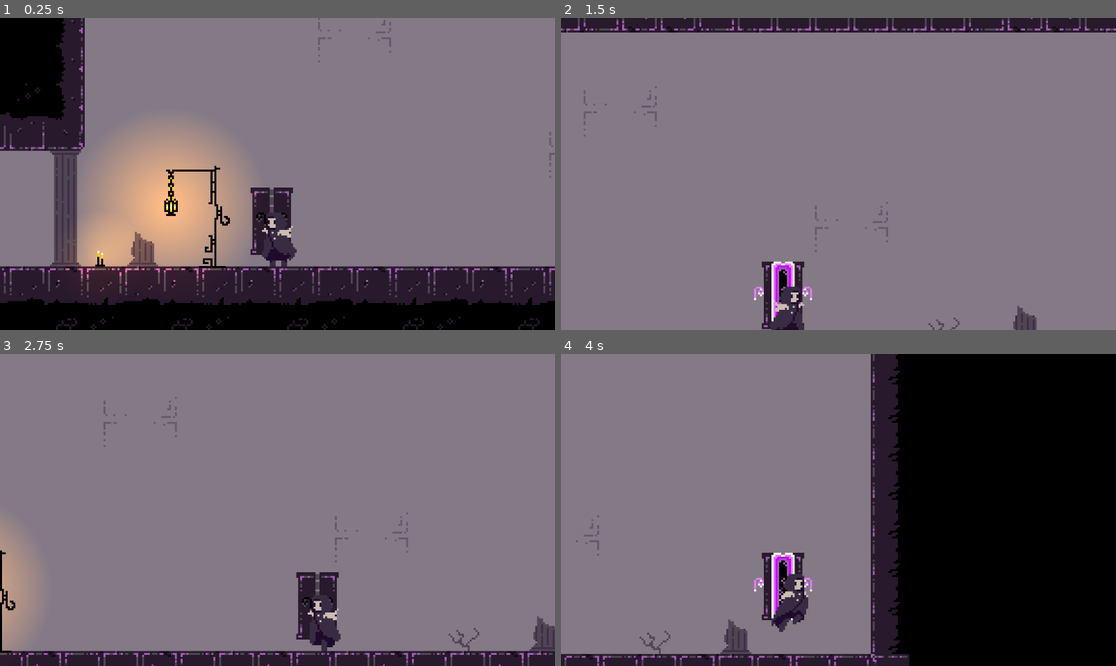
Above: before the commit, frames 1-4 (two rows, left to right).
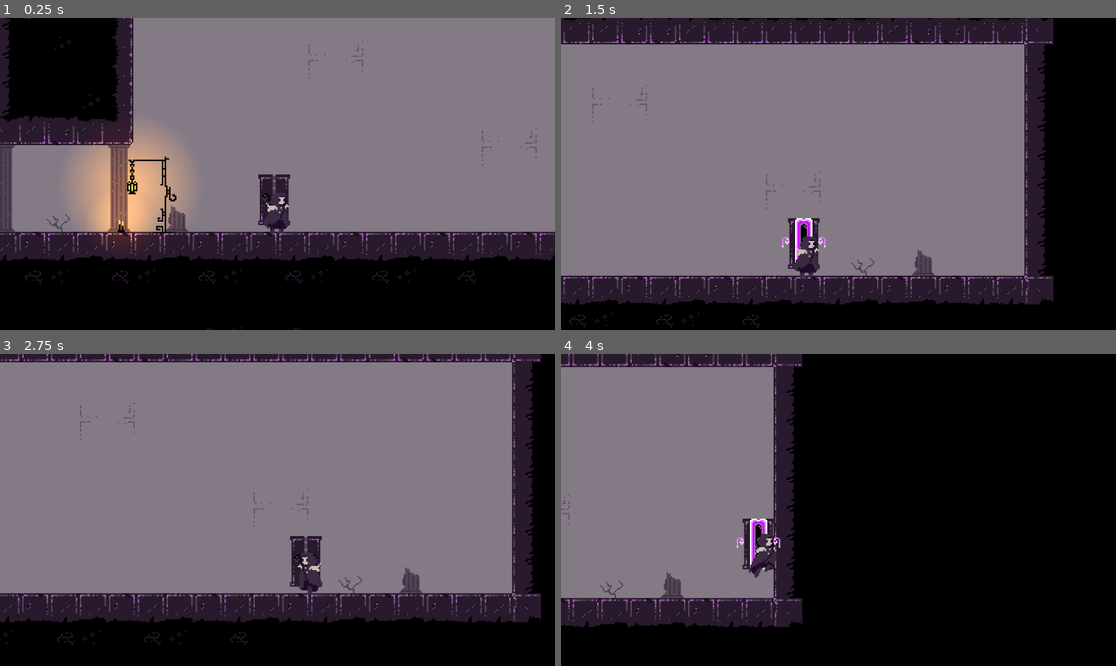
Above: after the commit, the same moments.

Repository: tewly27/Doorgeon
Game: Godot game, scene res://main.tscn
The game is run twice, just before and just after one commit, with the same random seed, the same clock (stepped at 60 frames per second) and the same inputs.
Inputs:
- Up to frame 1 (0.25 s): no input
- Up to frame 2 (1.5 s): hold D (move_right) from 0.53 s (still down); tap S (look_down) at 0.6 s; tap Space (jump) at 0.77 s; tap W (look_up) at 1.35 s
- Up to frame 3 (2.75 s): tap Space (jump) at 1.52 s; release D (move_right) at 2.03 s; hold A (move_left) from 2.03 s (still down); tap S (look_down) at 2.1 s
- Up to frame 4 (4 s): release A (move_left) at 2.78 s; hold D (move_right) from 2.78 s (still down); tap W (look_up) at 2.85 s; tap Space (jump) at 3.02, 3.77 s; tap S (look_down) at 3.6 s

The runs differ from the first frame. In frame 1, 38% of the frame differs, in the area x 0-100%, y 0-100%; in frame 2, 36%; in frame 3, 34%; in frame 4, 33%.

Commit message:
changed scale of everything from 4 to 3

Diff:
--- a/main.tscn
+++ b/main.tscn
@@ -229,7 +229,7 @@
 texture = ExtResource("1_51ka1")
 
 [node name="TileMap" type="TileMap" parent="."]
-scale = Vector2(4, 4)
+scale = Vector2(3, 3)
 tile_set = SubResource("TileSet_7yue2")
 format = 2
 layer_0/tile_data = PackedInt32Array(131070, 262145, 6, 131071, 196609, 6, 65536, 262145, 6, 65537, 131073, 6, 65538, 1 …(8617 unchanged characters)…
@@ -247,14 +247,14 @@
 shape = SubResource("RectangleShape2D_xg1kk")
 
 [node name="player" parent="." instance=ExtResource("2_x27av")]
-position = Vector2(0, 70)
+position = Vector2(-1, 78)
 acceleration_time = 0.15
 speed = 600.0
 jump_velocity = -100.0
 gravity = 2400.0
 
 [node name="candles" parent="." instance=ExtResource("4_w7o8n")]
-position = Vector2(-370, 64)
-
-[node name="Sprite2D" parent="." instance=ExtResource("5_xc1ul")]
-position = Vector2(-171, -25)
+position = Vector2(-327, 48)
+
+[node name="street_lamp" parent="." instance=ExtResource("5_xc1ul")]
+position = Vector2(-265, -18)
--- a/scenes/lights/candles.tscn
+++ b/scenes/lights/candles.tscn
@@ -6,7 +6,7 @@
 [node name="candles" type="Sprite2D"]
 texture_filter = 1
 position = Vector2(0, -16)
-scale = Vector2(4, 4)
+scale = Vector2(3, 3)
 texture = ExtResource("1_kue32")
 
 [node name="PointLight2D" type="PointLight2D" parent="."]
--- a/scenes/lights/street_lamp.tscn
+++ b/scenes/lights/street_lamp.tscn
@@ -3,9 +3,9 @@
 [ext_resource type="Texture2D" uid="uid://dbi7p8mp7qloa" path="res://graphics/lightSources/streetLamp.png" id="1_jtjxi"]
 [ext_resource type="Texture2D" uid="uid://drpcv6dcbdjxd" path="res://graphics/2d_lights_and_shadows_neutral_point_light.webp" id="2_ymt3d"]
 
-[node name="Sprite2D" type="Sprite2D"]
+[node name="street_lamp" type="Sprite2D"]
 position = Vector2(0, -103)
-scale = Vector2(4, 4)
+scale = Vector2(3, 3)
 texture = ExtResource("1_jtjxi")
 
 [node name="PointLight2D" type="PointLight2D" parent="."]
--- a/scenes/player/camera.tscn
+++ b/scenes/player/camera.tscn
@@ -5,9 +5,10 @@
 [node name="camera" type="Node2D"]
 top_level = true
 script = ExtResource("1_2k0sa")
-moveTime = 0.7
+moveTime = 0.5
+aheadDistance = 200.0
 verticalMoveTime = 0.7
 verticalMoveSpeed = 10.0
-vertical_offset = -300.0
+vertical_offset = -200.0
 
 [node name="Camera2D" type="Camera2D" parent="."]
--- a/scenes/player/player.tscn
+++ b/scenes/player/player.tscn
@@ -7,7 +7,7 @@
 [ext_resource type="Texture2D" uid="uid://bl0pssxxbc6a8" path="res://graphics/door2.png" id="4_ylbgg"]
 
 [sub_resource type="RectangleShape2D" id="RectangleShape2D_j6t3t"]
-size = Vector2(70, 112)
+size = Vector2(44, 83)
 
 [sub_resource type="Animation" id="Animation_vr4m0"]
 resource_name = "idle"
@@ -109,13 +109,14 @@
 
 [sub_resource type="OccluderPolygon2D" id="OccluderPolygon2D_uuac3"]
 cull_mode = 1
-polygon = PackedVector2Array(34, 7, 41, 110, -18, 109, -2, 7)
+polygon = PackedVector2Array(31, -6, 36, 71, -4, 71, 10, -6)
 
 [node name="player" type="CharacterBody2D"]
+position = Vector2(0, 47)
 script = ExtResource("1_v56ng")
 
 [node name="collision" type="CollisionShape2D" parent="."]
-position = Vector2(-3, -56)
+position = Vector2(2, -64.5)
 shape = SubResource("RectangleShape2D_j6t3t")
 
 [node name="CoyoteTimer" type="Timer" parent="."]
@@ -135,14 +136,14 @@
 script = ExtResource("3_72x1j")
 
 [node name="Door2" type="Sprite2D" parent="Smoothing2D"]
-position = Vector2(-12, -92)
-scale = Vector2(4, 4)
+position = Vector2(-7, -88)
+scale = Vector2(3, 3)
 texture = ExtResource("4_ylbgg")
 hframes = 3
 
 [node name="sprite" type="Sprite2D" parent="Smoothing2D"]
 position = Vector2(0, -80)
-scale = Vector2(4, 4)
+scale = Vector2(3, 3)
 texture = ExtResource("3_vqx7t")
 hframes = 19
 frame = 14
@@ -150,5 +151,5 @@
 [node name="camera" parent="." instance=ExtResource("2_amrqj")]
 
 [node name="LightOccluder2D" type="LightOccluder2D" parent="."]
-position = Vector2(-16, -109)
+position = Vector2(-14, -98)
 occluder = SubResource("OccluderPolygon2D_uuac3")
--- a/scripts/player/player.gd
+++ b/scripts/player/player.gd
@@ -35,7 +35,7 @@
 	#animation
 	if direction > 0:
 		$Smoothing2D/sprite.flip_h = false
-	else:
+	elif direction < 0:
 		$Smoothing2D/sprite.flip_h = true
 	if !is_on_floor():
 		if velocity.y > 0:
